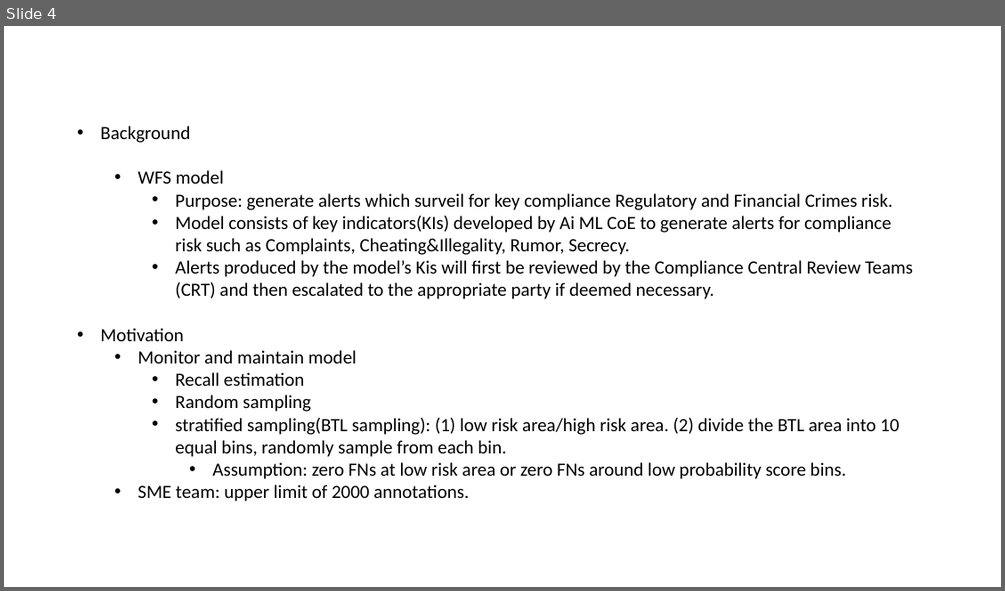
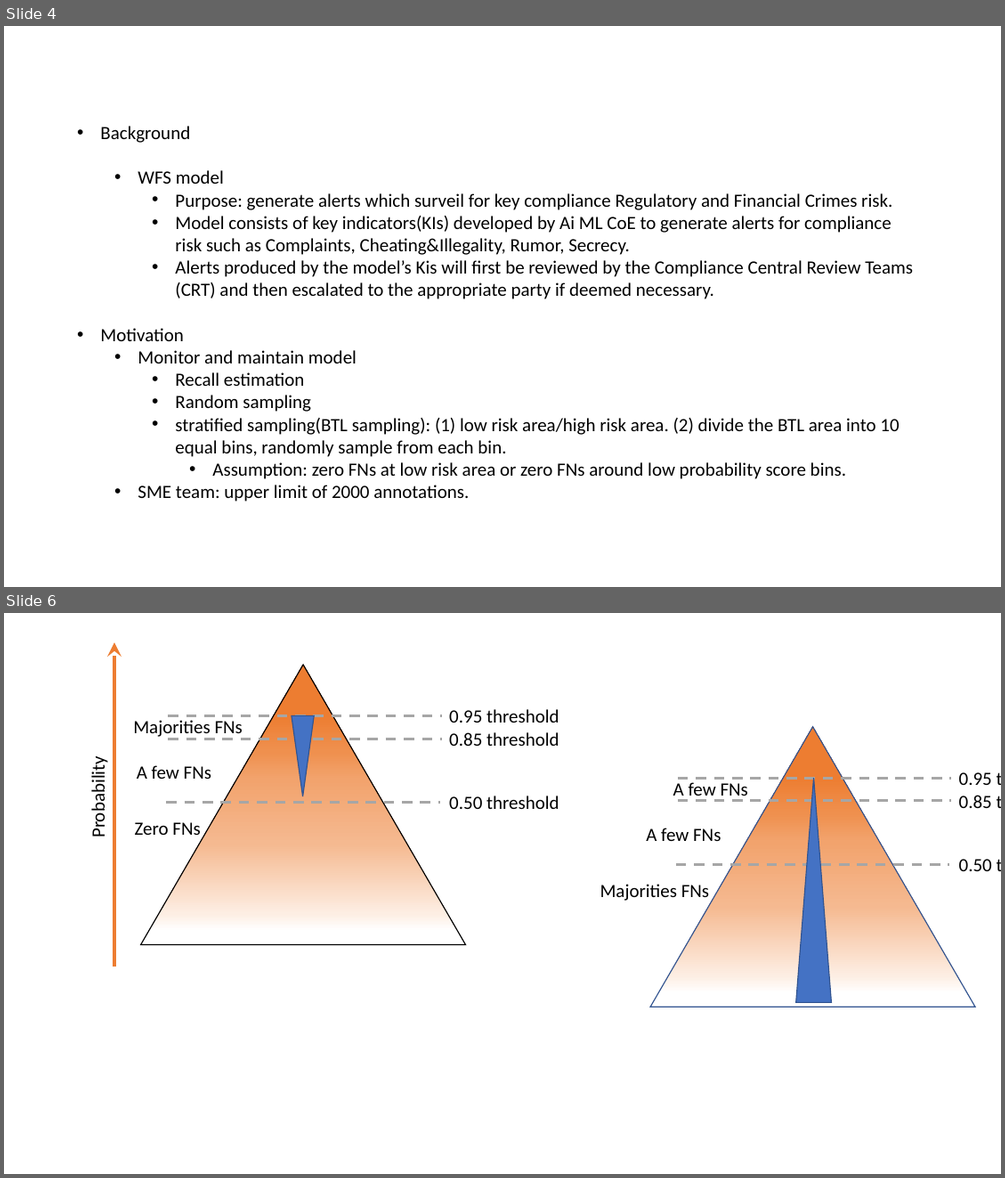
Before and after one commit to lkqnaruto/model_monitoring, a slide deck: test_slides.pptx. Shown one above the other, each under a label of ours: slide 4 before the commit, slides 4 and 6 after it; the slides between them are not shown. The pictures are 1005x591 and 1005x1178 pixels, drawn with LibreOffice and Linux fonts; fonts in the diff are those of the drawing. Boxes give left, top, right and bottom in pixels: in the first picture for what was removed or moved away, otherwise in the second. Text is boxed around its words. In the diff, an @@ line names an element or a change of style, - is before the commit and + after.

```diff
--- a/test_slides.pptx
+++ b/test_slides.pptx
@@ slide 6 added at [4,613,1001,1174], background #FFFFFF @@
@@ group added at [87,642,559,966]: 7 texts, 3 lines, 2 triangles, 1 arrow @@
+0.95 threshold
+0.85 threshold
+0.50 threshold
+Majorities FNs
+A few FNs
+Zero FNs
+Probability
@@ group added at [600,727,992,1007]: 6 texts, 3 lines, 2 triangles @@
+0.95 threshold
+0.85 threshold
+0.50 threshold
+A few FNs
+A few FNs
+Majorities FNs
```
Also in this commit, not shown: 2 other slides added, 2 slides removed.
